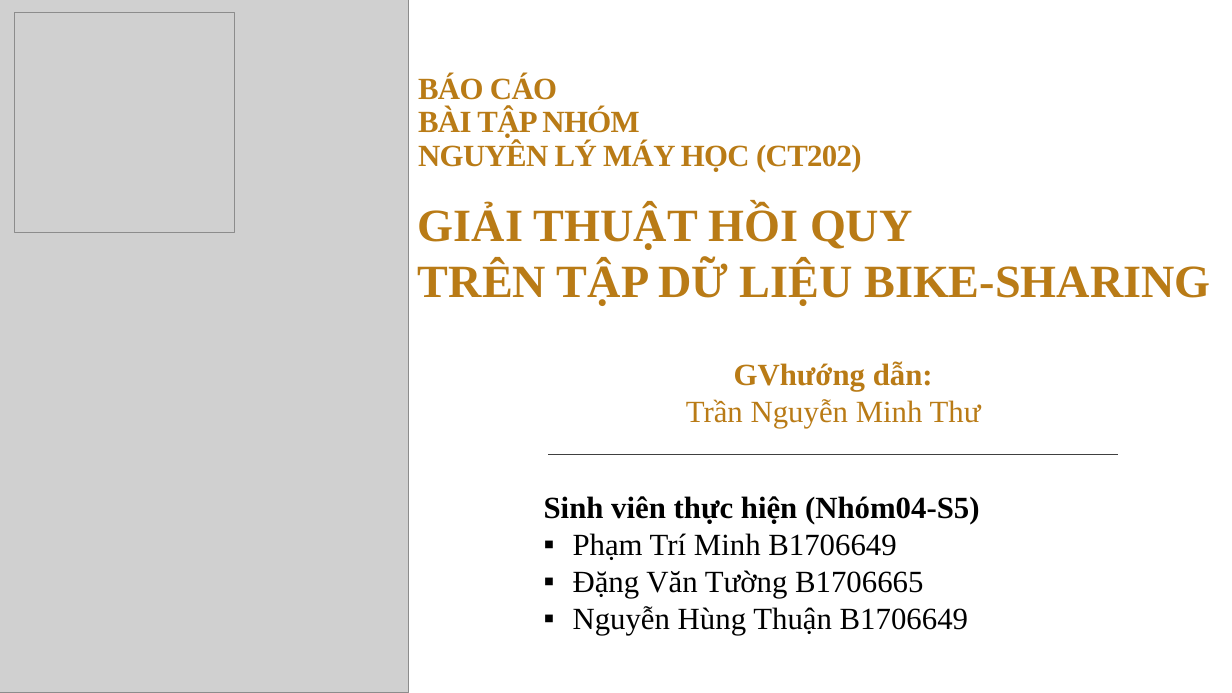
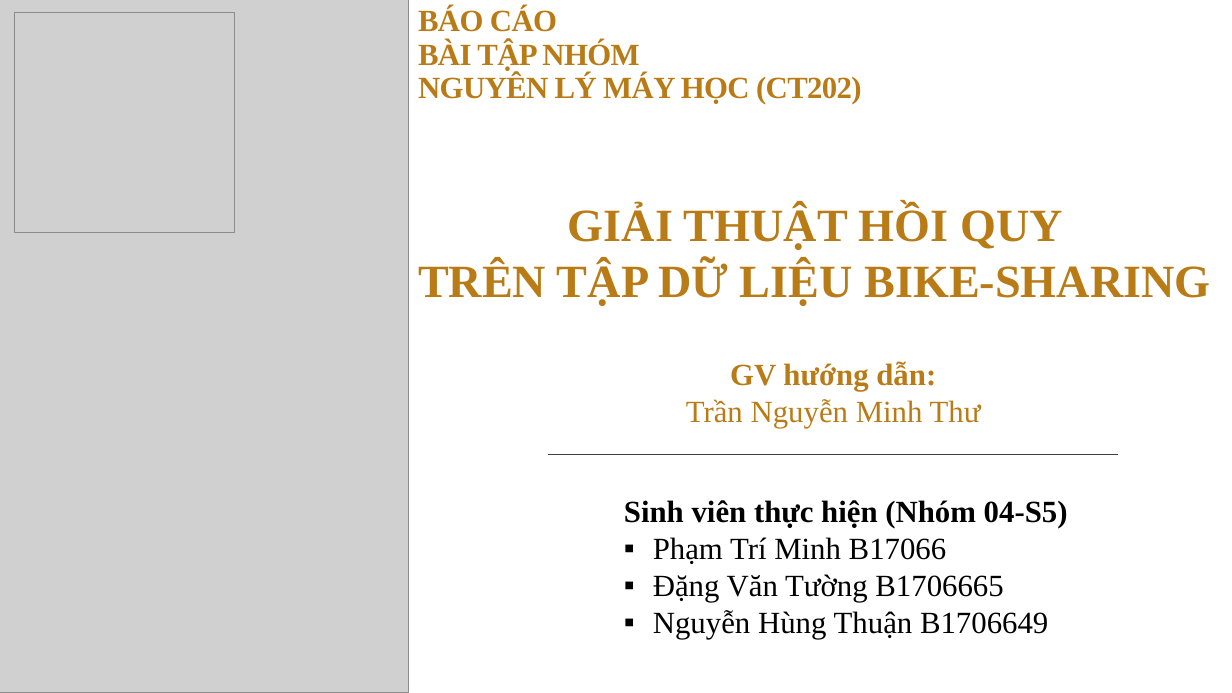
Before and after one commit to yllaw99/bike-sharing-predication-VN, a slide deck: slide 1 of btn-baocao.pptx. Drawn at 1232x693 pixels with LibreOffice and Linux fonts; fonts in the diff are those of the drawing; grey boxes stand for pictures. Boxes give left, top, right and bottom in pixels: in the first picture for what was removed or moved away, otherwise in the second. Text is boxed around its words. In the diff, an @@ line names an element or a change of style, - is before the commit and + after.

Commit message:
Add files via upload
cập nhật minh họa giải thuật

```diff
--- a/btn-baocao.pptx
+++ b/btn-baocao.pptx
@@ title "BÁO CÁO BÀI TẬP NHÓM ...": place and size @@
-title "BÁO CÁO BÀI TẬP NHÓM ..." at bbox=[418, 75, 862, 172]
+title "BÁO CÁO BÀI TẬP NHÓM ..." at bbox=[418, 7, 862, 104]
@@ text "GIẢI THUẬT HỒI QUY TRÊN ..." at bbox=[418, 205, 1210, 306]: alignment left to centre @@
@@ text at bbox=[730, 362, 936, 392]: spaces changed @@
-GVhướng dẫn:
+GV hướng dẫn:
@@ text "Sinh viên thực hiện (Nhóm ...": place and size @@
-text "Sinh viên thực hiện (Nhóm ..." at bbox=[544, 496, 980, 635]
+text "Sinh viên thực hiện (Nhóm ..." at bbox=[624, 500, 1068, 639]
@@ text at bbox=[624, 500, 1068, 564]: text changed @@
-Sinh viên thực hiện (Nhóm04-S5)
-▪ Phạm Trí Minh B1706649
+Sinh viên thực hiện (Nhóm 04-S5)
+▪ Phạm Trí Minh B17066
```
Also in this commit, not shown: 5 other slides changed, 3 slides added, 2 slides removed.
